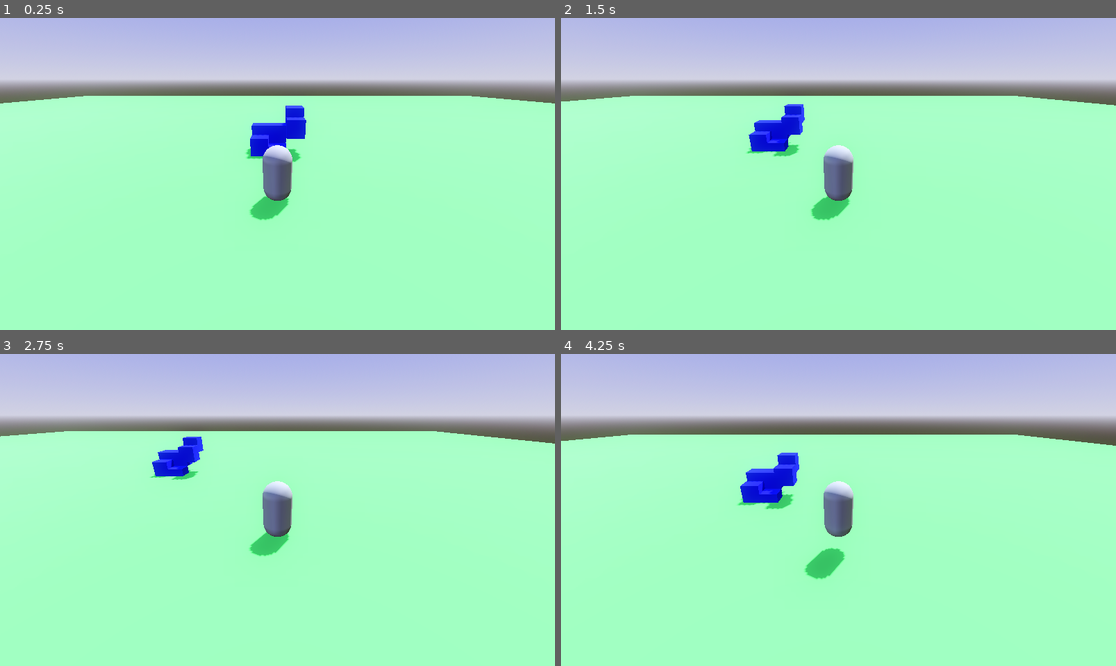
Above: before the commit, frames 1-4 (two rows, left to right).
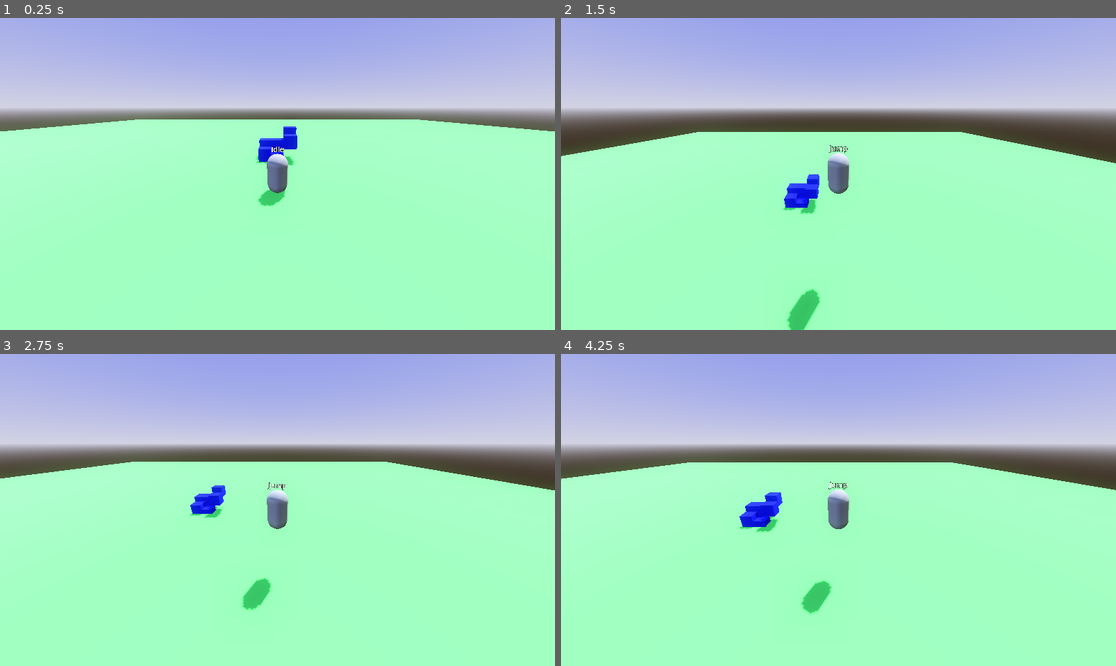
Above: after the commit, the same moments.

Repository: LegandGame/TGC-Game-Jam-2025
Game: Godot game, scene res://Environment/test_level.tscn
Two runs of this game, one before a commit and one after it. Both use one fixed random seed, a clock stepped at 60 frames per second and the inputs below.
Inputs (mouse positions are in pixels of both pictures, inside the frame that each line leads up to):
- Up to frame 1 (0.25 s): no input
- Up to frame 2 (1.5 s): tap Enter (ui_accept) at 0.5, 0.6 s; move the mouse to (960, 158) at 0.52 s; hold D (move_right) 0.53-1.28 s; tap Space (jump) at 0.77, 1.07 s; tap Mouse wheel down (scroll_down, bound only after the commit) at 0.8, 1.35 s; move the mouse to (727, 189) at 1.27 s; hold S (move_back) from 1.28 s (still down)
- Up to frame 3 (2.75 s): tap Space (jump) at 1.52, 1.82, 2.3 s; tap Mouse wheel up (scroll_up, bound only after the commit) at 1.55, 2.1 s; move the mouse to (333, 441) at 2.02 s; release S (move_back) at 2.03 s; hold D (move_right) from 2.03 s (still down)
- Up to frame 4 (4.25 s): move the mouse to (810, 572) at 2.77 s; release D (move_right) at 2.78 s; hold W (move_forward) 2.78-3.53 s; tap Space (jump) at 2.85, 3.02, 3.32, 3.77, 4.07 s; tap Enter (ui_accept) at 3.05 s; move the mouse to (1005, 556) at 3.52 s; press the mouse at (1005, 556) at 3.53 s; hold A (move_left) from 3.53 s (still down); tap Mouse wheel down (scroll_down, bound only after the commit) at 3.8 s

The runs differ from the first frame. In frame 1, 19% of the frame differs, in the area x 0-100%, y 8-65%; in frame 2, 25%, in the area x 0-100%, y 8-100%; in frame 3, 22%; in frame 4, 23%.

Commit message:
Player State Machine 1
added basic State Machine functionality and gave it to the player. will test it's robustness by adding a double jump and sprinting feature

Diff:
--- /dev/null
+++ b/Common/State_Machine/state.gd
@@ -0,0 +1,15 @@
+class_name State extends Node
+
+signal transition
+
+func enter():
+	pass
+
+func exit():
+	pass
+
+func update(_delta : float):
+	pass
+
+func physics_update(_delta : float):
+	pass
--- /dev/null
+++ b/Common/State_Machine/state_machine.gd
@@ -0,0 +1,35 @@
+class_name StateMachine extends Node
+
+var states : Dictionary = {}
+var curState : State
+@export var initialState : State
+
+func _ready() -> void:
+	for child in get_children():
+		if child is State:
+			states[child.name.to_upper()] = child
+			child.transition.connect(on_state_transition)
+	if initialState:
+		initialState.enter()
+		curState = initialState
+
+func _process(delta: float) -> void:
+	if curState:
+		curState.update(delta)
+
+func _physics_process(delta: float) -> void:
+	if curState:
+		curState.physics_update(delta)
+
+func on_state_transition(calling_state : State, new_state_name : String):
+	if calling_state != curState:
+		return
+
+	var new_state = states.get(new_state_name.to_upper())
+	if !new_state:
+		return
+
+	if curState:
+		curState.exit()
+	new_state.enter()
+	curState = new_state
--- /dev/null
+++ b/Entities/Player/States/player_idle.gd
@@ -0,0 +1,25 @@
+class_name PlayerIdle extends PlayerState
+
+func enter():
+	pass
+
+func exit():
+	pass
+
+func update(_delta : float):
+	pass
+
+func physics_update(delta : float):
+	# transition to movement
+	var input_dir := Input.get_vector("move_left", "move_right", "move_forward", "move_back")
+	var direction := (player.cameraPivot.transform.basis * Vector3(input_dir.x, 0, input_dir.y)).normalized()
+	#print(direction)
+	if direction:
+		transition.emit(self, "walk")
+	else:
+		player.velocity.x = lerp(player.velocity.x, 0.0, delta * player.groundAccel)
+		player.velocity.z = lerp(player.velocity.z, 0.0, delta * player.groundAccel)
+
+	# transition to jump
+	if Input.is_action_just_pressed("jump"):
+		transition.emit(self, "jump")
--- /dev/null
+++ b/Entities/Player/States/player_jump.gd
@@ -0,0 +1,25 @@
+class_name PlayerJump extends PlayerState
+
+func enter():
+	player.velocity.y = player.jumpForce
+
+func exit():
+	pass
+
+func update(_delta : float):
+	pass
+
+func physics_update(delta : float):
+	if player.is_on_floor():
+		transition.emit(self, "idle")
+
+	# apply gravity
+	player.velocity.y += player.gravity * delta
+	player.velocity.y = min(player.velocity.y, player.terminalVelo)
+
+	# air movement
+	var input_dir := Input.get_vector("move_left", "move_right", "move_forward", "move_back")
+	var direction := (player.cameraPivot.transform.basis * Vector3(input_dir.x, 0, input_dir.y)).normalized()
+	if direction:
+		player.velocity.x = lerp(player.velocity.x, direction.x * player.speed, delta * player.airAccel)
+		player.velocity.z = lerp(player.velocity.z, direction.z * player.speed, delta * player.airAccel)
--- /dev/null
+++ b/Entities/Player/States/player_state.gd
@@ -0,0 +1,3 @@
+class_name PlayerState extends State
+
+var player : Player
--- /dev/null
+++ b/Entities/Player/States/player_walk.gd
@@ -0,0 +1,28 @@
+class_name PlayerWalk extends PlayerState
+
+func enter():
+	pass
+
+func exit():
+	pass
+
+func update(_delta : float):
+	pass
+
+func physics_update(delta : float):
+	# movement
+	var input_dir := Input.get_vector("move_left", "move_right", "move_forward", "move_back")
+	var direction := (player.cameraPivot.transform.basis * Vector3(input_dir.x, 0, input_dir.y)).normalized()
+	if direction:
+		player.velocity.x = lerp(player.velocity.x, direction.x * player.speed, delta * player.groundAccel)
+		player.velocity.z = lerp(player.velocity.z, direction.z * player.speed, delta * player.groundAccel)
+	else:
+		player.velocity.x = lerp(player.velocity.x, 0.0, delta * player.groundAccel)
+		player.velocity.z = lerp(player.velocity.z, 0.0, delta * player.groundAccel)
+		# transition to idle
+		if player.velocity.length_squared() < 0.1:
+			transition.emit(self, "idle")
+
+	# transition to jump
+	if Input.is_action_just_pressed("jump"):
+		transition.emit(self, "jump")
--- a/Entities/Player/player.gd
+++ b/Entities/Player/player.gd
@@ -1,6 +1,8 @@
 class_name Player extends CharacterBody3D
 
-var mouseSensitivity := 0.25
+@export_category("Camera")
+@export var mouseSensitivity := 0.25
+@export var fov := 95.0
 var cameraInputDir := Vector2.ZERO
 var invertMouseDirY := true
 var invertMouseDirX := false
@@ -8,17 +10,39 @@
 # NODE REFERENCES
 @onready var cameraPivot : Node3D = $CameraPivot
 @onready var camera : Camera3D = $CameraPivot/SpringArm3D/Camera3D
+@onready var cameraSpringArm : SpringArm3D = $CameraPivot/SpringArm3D
+@onready var stateMachine : StateMachine = $StateMachine
 
 @export_category("Properties")
-const SPEED = 5.0
-const JUMP_VELOCITY = 4.5
+@export var speed : float = 5.0
+@export var jumpForce : float = 4.5
+@export var groundAccel : float = 6.0
+@export var airAccel : float = 2.0
+@export var gravity : float = -9.8
+@export var terminalVelo : float = 30.0
+
+var canDoubleJump : bool
+var is_sprinting : bool
+
+func _ready() -> void:
+	camera.fov = fov
+	for state in stateMachine.states.values():
+		state.player = self
+
 
 func _physics_process(delta: float) -> void:
-	# CAMERA
+	$DebugStateLabel.text = stateMachine.curState.name	#DEBUG
+
+	# CAMERA (state independent)
 	cameraPivot.rotation.x += cameraInputDir.y * delta
 	cameraPivot.rotation.x = clamp(cameraPivot.rotation.x, deg_to_rad(-80), deg_to_rad(30))
 	cameraPivot.rotation.y -= cameraInputDir.x * delta
 	cameraInputDir = Vector2.ZERO
+	# zoom in and out
+	var scroll = Input.get_axis("scroll_down", "scroll_up")
+	if scroll:
+		cameraSpringArm.spring_length += scroll * delta * 2.0
+		cameraSpringArm.spring_length = clamp(cameraSpringArm.spring_length, 2.0, 10.0)
 
 	# Add the gravity.
 	if not is_on_floor():
@@ -26,19 +50,20 @@
 
 	# JUMPING
 	if Input.is_action_just_pressed("ui_accept") and is_on_floor():
-		velocity.y = JUMP_VELOCITY
+		velocity.y = jumpForce
 
 	# MOVEMENT
-	var input_dir := Input.get_vector("move_left", "move_right", "move_forward", "move_back")
-	var direction := (cameraPivot.transform.basis * Vector3(input_dir.x, 0, input_dir.y)).normalized()
-	if direction:
-		velocity.x = direction.x * SPEED
-		velocity.z = direction.z * SPEED
-	else:
-		velocity.x = move_toward(velocity.x, 0, SPEED)
-		velocity.z = move_toward(velocity.z, 0, SPEED)
+	#var input_dir := Input.get_vector("move_left", "move_right", "move_forward", "move_back")
+	#var direction := (cameraPivot.transform.basis * Vector3(input_dir.x, 0, input_dir.y)).normalized()
+	#if direction:
+		#velocity.x = direction.x * SPEED
+		#velocity.z = direction.z * SPEED
+	#else:
+		#velocity.x = move_toward(velocity.x, 0, SPEED)
+		#velocity.z = move_toward(velocity.z, 0, SPEED)
 
 	move_and_slide()
+
 
 # Capture & De-capture mouse
 func _input(event: InputEvent) -> void:
--- a/Entities/Player/player.tscn
+++ b/Entities/Player/player.tscn
@@ -1,6 +1,10 @@
-[gd_scene load_steps=5 format=3 uid="uid://de2sy05ot418v"]
+[gd_scene load_steps=9 format=3 uid="uid://de2sy05ot418v"]
 
 [ext_resource type="Script" uid="uid://cbh06rw2r5lge" path="res://Entities/Player/player.gd" id="1_ffboj"]
+[ext_resource type="Script" uid="uid://b5dgfcs3asibd" path="res://Common/State_Machine/state_machine.gd" id="2_3uyv8"]
+[ext_resource type="Script" uid="uid://nn70c4isn8j1" path="res://Entities/Player/States/player_idle.gd" id="3_lu8i8"]
+[ext_resource type="Script" uid="uid://dq2qpcu3uqcm0" path="res://Entities/Player/States/player_walk.gd" id="4_tekja"]
+[ext_resource type="Script" uid="uid://8jbv6xtse65a" path="res://Entities/Player/States/player_jump.gd" id="5_5c2io"]
 
 [sub_resource type="CapsuleShape3D" id="CapsuleShape3D_mv1ah"]
 
@@ -8,8 +12,9 @@
 
 [sub_resource type="SphereShape3D" id="SphereShape3D_mv1ah"]
 
-[node name="Player" type="CharacterBody3D"]
+[node name="Player" type="CharacterBody3D" groups=["player"]]
 script = ExtResource("1_ffboj")
+jumpForce = 10.0
 
 [node name="Collider" type="CollisionShape3D" parent="."]
 shape = SubResource("CapsuleShape3D_mv1ah")
@@ -26,3 +31,26 @@
 
 [node name="Camera3D" type="Camera3D" parent="CameraPivot/SpringArm3D"]
 transform = Transform3D(1, 0, 0, 0, 1, 0, 0, 0, 1, 0, 0, 0)
+
+[node name="StateMachine" type="Node" parent="." node_paths=PackedStringArray("initialState")]
+script = ExtResource("2_3uyv8")
+initialState = NodePath("Idle")
+metadata/_custom_type_script = "uid://b5dgfcs3asibd"
+
+[node name="Idle" type="Node" parent="StateMachine"]
+script = ExtResource("3_lu8i8")
+metadata/_custom_type_script = "uid://nn70c4isn8j1"
+
+[node name="Walk" type="Node" parent="StateMachine"]
+script = ExtResource("4_tekja")
+metadata/_custom_type_script = "uid://dq2qpcu3uqcm0"
+
+[node name="Jump" type="Node" parent="StateMachine"]
+script = ExtResource("5_5c2io")
+metadata/_custom_type_script = "uid://8jbv6xtse65a"
+
+[node name="DebugStateLabel" type="Label3D" parent="."]
+transform = Transform3D(1, 0, 0, 0, 1, 0, 0, 0, 1, 0, 1.24121, 0)
+billboard = 1
+text = "Debug Test"
+font_size = 64
--- a/project.godot
+++ b/project.godot
@@ -56,3 +56,15 @@
 "events": [Object(InputEventMouseButton,"resource_local_to_scene":false,"resource_name":"","device":-1,"window_id":0,"a …(253 unchanged characters)…
 ]
 }
+scroll_up={
+"deadzone": 0.2,
+"events": [Object(InputEventMouseButton,"resource_local_to_scene":false,"resource_name":"","device":-1,"window_id":0,"alt_pressed":false,"shift_pressed":false,"ctrl_pressed":false,"meta_pressed":false,"button_mask":0,"position":Vector2(0, 0),"global_position":Vector2(0, 0),"factor":1.0,"button_index":4,"canceled":false,"pressed":false,"double_click":false,"script":null)
+, Object(InputEventKey,"resource_local_to_scene":false,"resource_name":"","device":-1,"window_id":0,"alt_pressed":false,"shift_pressed":false,"ctrl_pressed":false,"meta_pressed":false,"pressed":false,"keycode":0,"physical_keycode":4194437,"key_label":0,"unicode":43,"location":0,"echo":false,"script":null)
+]
+}
+scroll_down={
+"deadzone": 0.2,
+"events": [Object(InputEventMouseButton,"resource_local_to_scene":false,"resource_name":"","device":-1,"window_id":0,"alt_pressed":false,"shift_pressed":false,"ctrl_pressed":false,"meta_pressed":false,"button_mask":0,"position":Vector2(0, 0),"global_position":Vector2(0, 0),"factor":1.0,"button_index":5,"canceled":false,"pressed":false,"double_click":false,"script":null)
+, Object(InputEventKey,"resource_local_to_scene":false,"resource_name":"","device":-1,"window_id":0,"alt_pressed":false,"shift_pressed":false,"ctrl_pressed":false,"meta_pressed":false,"pressed":false,"keycode":0,"physical_keycode":4194435,"key_label":0,"unicode":45,"location":0,"echo":false,"script":null)
+]
+}
Not shown, added: Common/State_Machine/state.gd.uid
Not shown, added: Common/State_Machine/state_machine.gd.uid
Not shown, added: Entities/Player/States/player_idle.gd.uid
Not shown, added: Entities/Player/States/player_jump.gd.uid
Not shown, added: Entities/Player/States/player_state.gd.uid
Not shown, added: Entities/Player/States/player_walk.gd.uid
